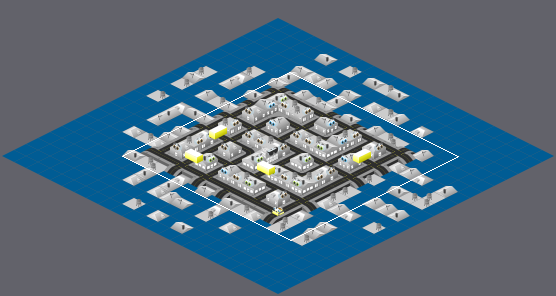
An edit to a level. Tiled map, data/level.tmx. The picture above shows the old version from afar; the outline marks the close-up.
Close-up. First the earlier version:
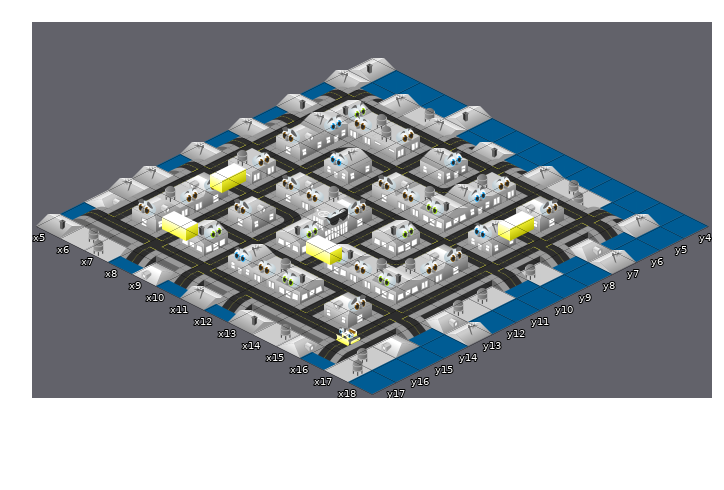
Cells are 96x48 px. Isometric: x runs down to the right, y down to the left. Shown: x 5..18, y 4..17.
After:
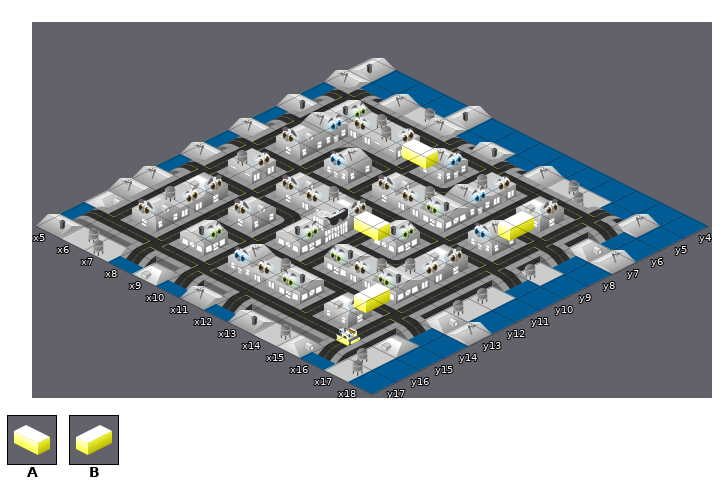
Key: from "tilest": A 32, B 33.
_ is an empty cell, . an unchanged one.
From old to new:
--- layer "layer2"
@@ x 10..10 @@
- 7 _
+ 7 A
@@ x 7..15 @@
-11 ....._...
-12 B........
-13 .....A...
-14 ........_
-15 .A.......
+11 .....A...
+12 _........
+13 ....._...
+14 ........B
+15 ._.......
Where, in picture pixels (left, top, right, bottom), the same in both close-ups:
added: (402, 139, 438, 169)
removed: (162, 163, 246, 241)
changed: (306, 211, 390, 313)
